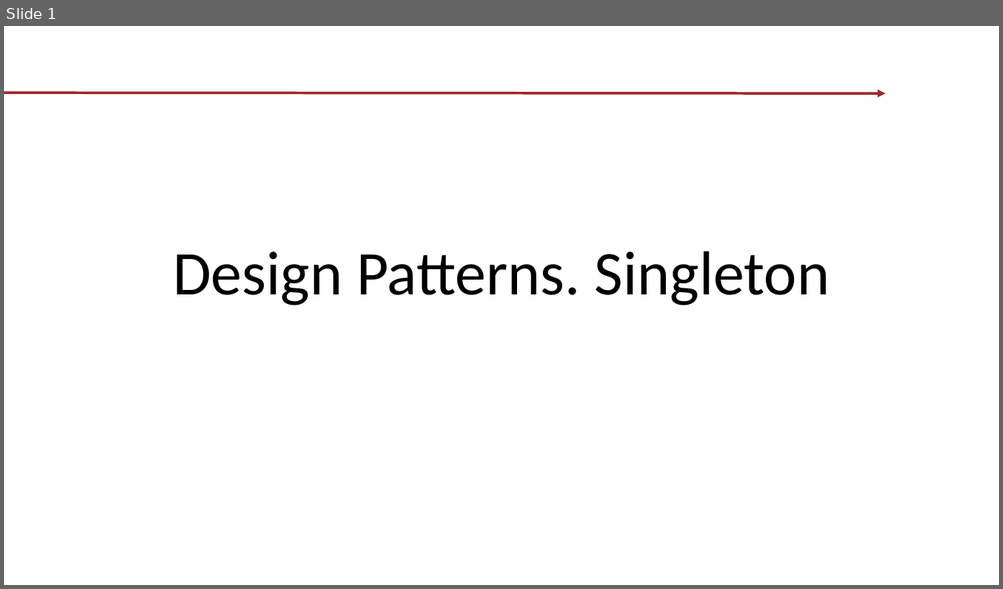
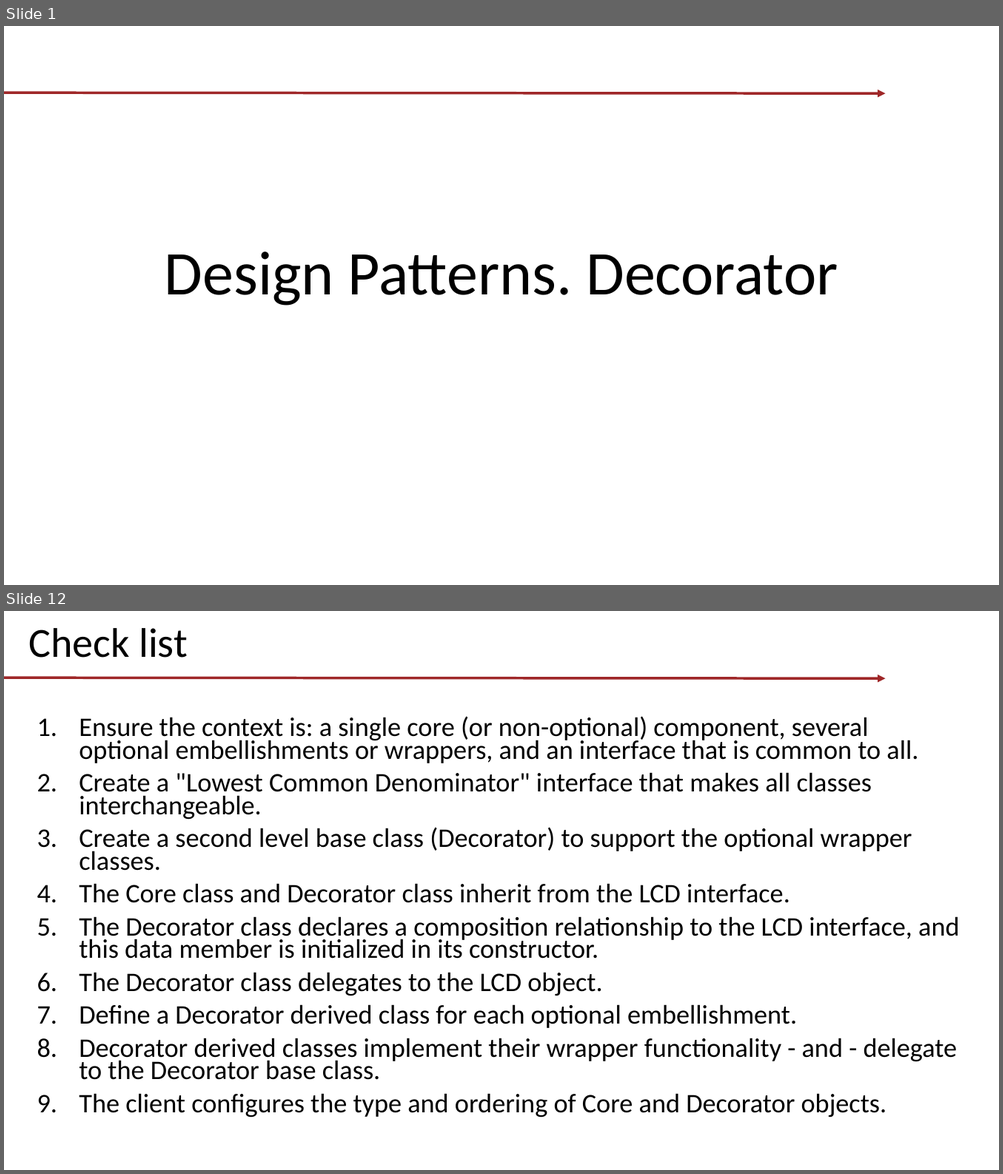
Before and after one commit to tishyk/codespacedirstructure, a slide deck: T1. Design Patterns/Decorator/Demo.pptx. Shown one above the other, each under a label of ours: slide 1 before the commit, slides 1 and 12 after it; the slides between them are not shown. The pictures are 1003x589 and 1003x1174 pixels, drawn with LibreOffice and Linux fonts; fonts in the diff are those of the drawing; background and template pictures are left out. Boxes give left, top, right and bottom in pixels: in the first picture for what was removed or moved away, otherwise in the second. Text is boxed around its words. In the diff, an @@ line names an element or a change of style, - is before the commit and + after.

Commit message:
T1. Patterns. part2

```diff
--- a/T1. Design Patterns/Decorator/Demo.pptx
+++ b/T1. Design Patterns/Decorator/Demo.pptx
@@ slide 12 added at <box>4,611,999,1170</box>, background picture (left out); not listed: 1 template element that a slide beside it also shows @@
@@ title added at <box>29,628,188,658</box>, 40 pt, text #000000 @@
+Check list
@@ text added at <box>79,716,959,1118</box>, 25.9 pt, text #000000 @@
+1. Ensure the context is: a single core (or non-optional) component, several optional embellishments or wrappers, and an interface that is common to all.
+2. Create a "Lowest Common Denominator" interface that makes all classes interchangeable.
+3. Create a second level base class (Decorator) to support the optional wrapper classes.
+4. The Core class and Decorator class inherit from the LCD interface.
+5. The Decorator class declares a composition relationship to the LCD interface, and this data member is initialized in its constructor.
+6. The Decorator class delegates to the LCD object.
+7. Define a Decorator derived class for each optional embellishment.
+8. Decorator derived classes implement their wrapper functionality - and - delegate to the Decorator base class.
+9. The client configures the type and ordering of Core and Decorator objects.
@@ slide 1 changed as well @@
@@ title at <box>165,252,837,306</box>: text changed @@
-Design Patterns. Singleton
+Design Patterns. Decorator
```
Also in this commit, not shown: 1 other slide changed, 11 other slides added, 19 other files.
